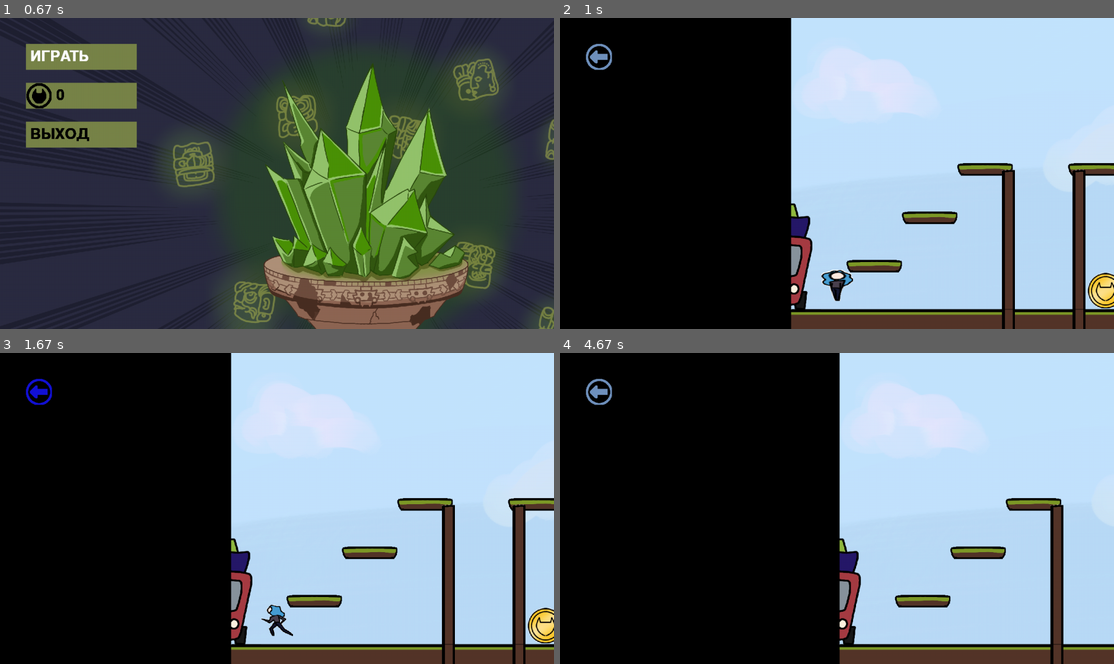
Above: before the commit, frames 1-4 (two rows, left to right).
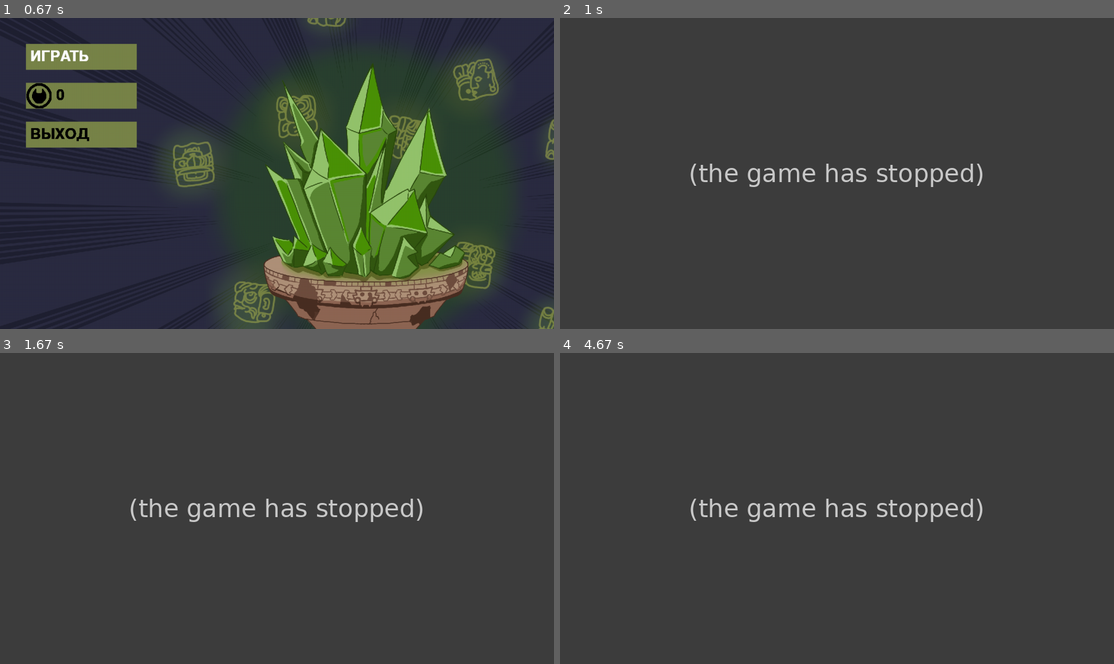
Above: after the commit, the same moments.

Repository: polinapashneva/PyGame
Game: pygame game, started from p-2.py
Same seed, same stepped clock (60 frames per second), same inputs: the game is played once before the commit and once after it.
Inputs (mouse positions are in pixels of both pictures, inside the frame that each line leads up to):
- Up to frame 1 (0.67 s): click "ИГРАТЬ" at 0.38 s
- Up to frame 2 (1 s): click "ИГРАТЬ" at 0.72 s
- Up to frame 3 (1.67 s): click (38, 390) at 1.05 s; hold Left from 1.33 s (still down)
- Up to frame 4 (4.67 s): release Left at 1.87 s; click (742, 580) at 1.95 s; hold Up 2.78-3.25 s; hold Up 3.33-3.97 s; hold Left 4-4.47 s; hold Right from 4.5 s (still down)

Frame 1 is identical in both runs. In frame 2, 96% of the frame differs, in the area x 0-100%, y 0-100%; in frame 3, 96%; in frame 4, 97%.
After the commit the program exited at 0.73 s; later frames show no game.

Commit message:
анимация монет

Diff:
--- a/p-2.py
+++ b/p-2.py
@@ -10,6 +10,7 @@
 LEVEL = 1
 KH = 0
 Z = 0
+XC = 0
 
 
 def load_image(name, color_key=None):
@@ -203,10 +204,22 @@
 
 class Coins(pygame.sprite.Sprite):
     def __init__(self, x, y):
-        super().__init__(money_group, all_sprites)
-        self.image = pygame.transform.scale(load_image('монета.png'), (KH - 30, KH - 30))
-        self.image.set_colorkey((255, 255, 255))
+        super().__init__()
+        self.index = 0
+        self.im = load_image('монетки.png')
+        self.imx = self.im.size.y
+        self.image = pygame.Surface(self.imx, self.imx)
+        self.image.blit(self.im, (0, 0), (self.imx * self.index, 0, self.imx * (self.index + 1), self.imx))
         self.rect = self.image.get_rect().move(x, y)
+
+    def update(self):
+        self.index += 1
+
+        if self.index >= 5:
+            self.index = 0
+        self.image = pygame.Surface(self.imx, self.imx)
+        self.image.blit(self.im, (0, 0), (self.imx * self.index, 0, self.imx * (self.index + 1), self.imx))
+        self.rect = self.image.get_rect()
 
 
 class Zem(pygame.sprite.Sprite):
@@ -262,7 +275,7 @@
 
 
 def generate_level_1():
-    global KH, Z
+    global KH, Z, XC
     new_player = None
     if WIDTH <= 5356:
         m = round(5356 / WIDTH / 3)
@@ -274,6 +287,7 @@
     kh = round((HEIGHT - z) / 7) + 20
     KH = kh
     xc = round(WIDTH / 10)
+    XC = xc
     crd = [(xc, kh * 5), (xc * 2, kh * 4), (xc * 3, kh * 3), (xc * 5, kh * 3), (xc * 6, kh * 2), (xc * 7, kh),
            (xc * 7, kh * 5), (xc * 8, kh * 4), (xc * 9, kh * 3), (xc * 10, kh * 2), (xc * 10, kh * 5),
            (xc * 11, kh * 4), (xc * 13, kh * 3), (xc * 16, kh * 5), (xc * 16, kh * 3),
@@ -286,9 +300,6 @@
            (xc * 21, kh * 3, 's'), ]
     for i in crd:
         Stolb(i[0:-1], kh, i[-1])
-    crd = [(xc * 5 + 45, kh * 5 + 30), (xc * 10 + 15, kh + 15), (xc * 19 + 15, kh * 5 + 30)]
-    for i in crd:
-        Coins(i[0], i[1])
     new_player = Player(xc, kh, z)
     runp = Prun(xc, kh, z)
     runpl = Prunl(xc, kh, z)
@@ -347,6 +358,7 @@
     lor = 1
     cor = [70, HEIGHT - KH + 50 - Z]
     cor = [WIDTH // 2, HEIGHT - KH + 50 - Z]
+    corc = [(XC * 5 + 45, KH * 5 + 30), (XC * 10 + 15, KH + 15), (XC * 19 + 15, KH * 5 + 30)]
     while running:
         player = char[0]
         lor = 0
@@ -420,7 +432,12 @@
         screen.fill((0, 0, 0))
         fon_group.draw(screen)
         tiles_group.draw(screen)
-        money_group.draw(screen)
+        # money_group.draw(screen)
+        money_group = pygame.sprite.Group()
+        for i in range(3):
+            animated_sprite = Coins(corc[i])
+            money_group.add(animated_sprite)
+        money_group.update()
         if player == char[0]:
             char_group.draw(screen)
         elif player == char[1]:
Binary file added: data/монетки.png
